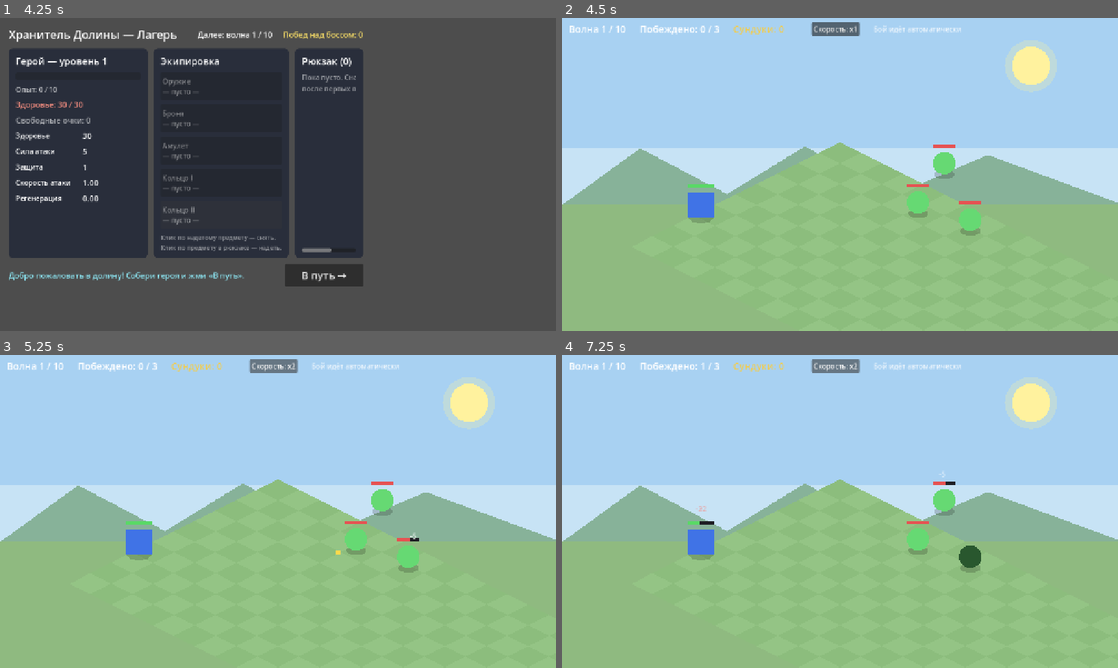
Above: before the commit, frames 1-4 (two rows, left to right).
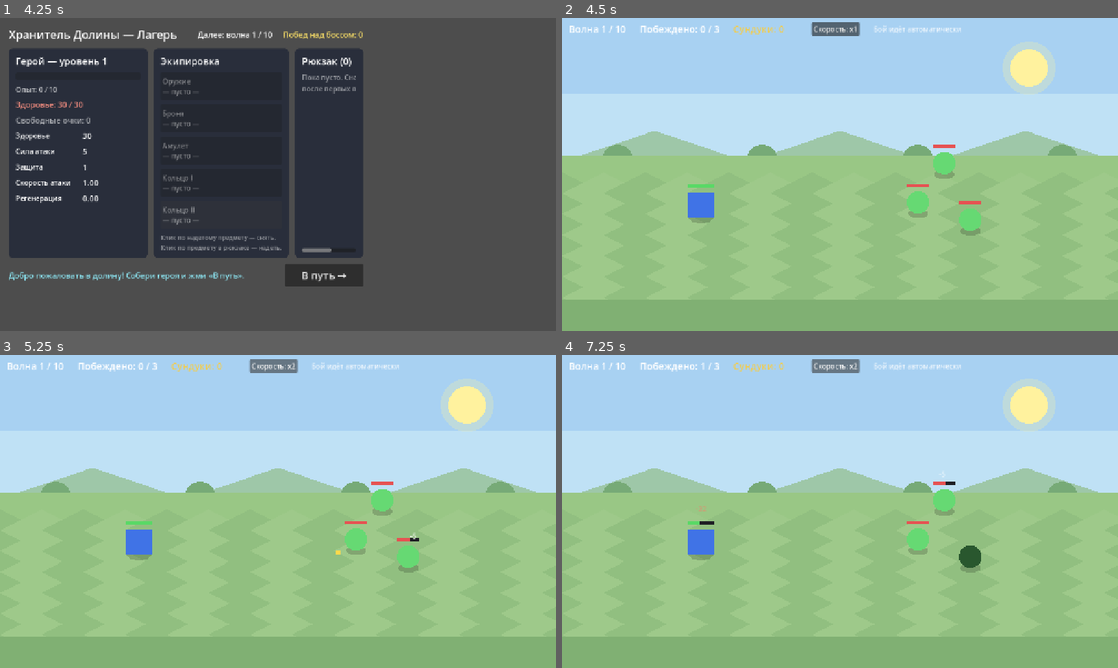
Above: after the commit, the same moments.

Repository: sl1Bridge/valley-keeper
Game: Godot game, scene res://Main.tscn
Two runs of this game, one before a commit and one after it. Both use one fixed random seed, a clock stepped at 60 frames per second and the inputs below.
Inputs:
- Up to frame 1 (4.25 s): click "Оружие — пусто —" at 0.5 s; click "Броня — пусто —" at 1.25 s; click "Амулет — пусто —" at 2 s; click "Кольцо I — пусто —" at 2.75 s; click "Кольцо II — пусто —" at 3.5 s
- Up to frame 2 (4.5 s): click "В путь →" at 4.25 s
- Up to frame 3 (5.25 s): click "Скорость: x1" at 5 s
- Up to frame 4 (7.25 s): click "Скорость: x2" at 5.75 s; click "Скорость: x1" at 6.5 s

Frame 1 is identical in both runs. In frame 2, 10% of the frame differs, in the area x 0-100%, y 9-60%; in frame 3, 10%; in frame 4, 10%.

Commit message:
v0.2.1 — исправлен ландшафт боя
- Фон слоями: небо и солнце, дальние холмы и деревья, полоса
  изометрического поля боя посередине, трава переднего плана
- Плитка поля идёт сплошной полосой через весь экран — 'пирамида'
  по краю поля устранена
- Фон рисуется под реальный размер окна (expand) — серой полосы нет,
  перерисовка при изменении размера окна
- Финальный сундук перенесён в центр поля боя

Diff:
--- a/src/BattleScreen.gd
+++ b/src/BattleScreen.gd
@@ -17,7 +17,7 @@
 const HERO_POS := Vector2(320, 460)
 const FORMATION_ANCHOR := Vector2(880, 420)  # центр строя врагов
 const BOSS_POS := Vector2(920, 450)
-const FINAL_CHEST_POS := Vector2(620, 330)
+const FINAL_CHEST_POS := Vector2(640, 430)  # центр поля боя
 
 ## Строи по числу врагов: смещения от FORMATION_ANCHOR.
 ## Один враг — напротив героя; больше — разные построения, не колонной.
@@ -485,40 +485,89 @@
 
 class Backdrop:
 	extends Node2D
-	## Фон экрана боя: небо, солнце, холмы и изометрическая земля ромбами.
-	## Позже фон будет меняться в зависимости от уровня.
+	## Фон экрана боя слоями: небо и солнце, дальние холмы и деревья,
+	## полоса изометрического поля боя посередине, трава переднего плана внизу.
+	## Рисуется под реальный размер окна. Позже фон будет меняться от уровня.
 
 	const TILE_W := 96.0
 	const TILE_H := 48.0
-	const GROUND_ORIGIN := Vector2(640, 310)
-	const GROUND_ROWS := 10
-	const GROUND_COLS := 16
+	const HORIZON := 0.44      # линия горизонта (доля высоты окна)
+	const FIELD_TOP := 0.56    # верх поля боя
+	const FIELD_BOTTOM := 0.9  # низ поля боя (дальше — передний план)
+
+
+	func _ready() -> void:
+		# Перерисовка при изменении размера окна (stretch expand меняет ширину)
+		get_viewport().size_changed.connect(queue_redraw)
 
 
 	func _draw() -> void:
-		# Небо
-		draw_rect(Rect2(0, 0, 1280, 300), Color(0.66, 0.82, 0.95))
-		draw_rect(Rect2(0, 300, 1280, 160), Color(0.78, 0.89, 0.96))
+		var size := get_viewport_rect().size
+		var horizon_y: float = size.y * HORIZON
+		var field_top: float = size.y * FIELD_TOP
+		var field_bottom: float = size.y * FIELD_BOTTOM
+
+		# Небо (две полосы, светлее к горизонту)
+		draw_rect(Rect2(0, 0, size.x, horizon_y), Color(0.66, 0.82, 0.95))
+		draw_rect(Rect2(0, horizon_y * 0.55, size.x, horizon_y * 0.45 + 2), Color(0.75, 0.88, 0.96))
 		# Солнце
-		draw_circle(Vector2(1080, 110), 60, Color(1.0, 0.95, 0.6, 0.25))
-		draw_circle(Vector2(1080, 110), 44, Color(1.0, 0.95, 0.62))
-		# Дальние холмы
-		draw_colored_polygon(PackedVector2Array([
-			Vector2(0, 430), Vector2(180, 300), Vector2(380, 405), Vector2(560, 295),
-			Vector2(760, 410), Vector2(980, 315), Vector2(1280, 425),
-			Vector2(1280, 470), Vector2(0, 470),
-		]), Color(0.53, 0.7, 0.6))
-		# Основа земли (чтобы ромбы не оставляли просветов по краям)
-		draw_rect(Rect2(0, 430, 1280, 290), Color(0.56, 0.73, 0.5))
-		# Изометрическая плитка
-		for row in GROUND_ROWS:
-			for col in GROUND_COLS:
-				var p := GROUND_ORIGIN + Vector2((col - row) * TILE_W / 2, (col + row) * TILE_H / 2)
-				var shade := 0.03 * ((row + col) % 2)
-				var c := Color(0.55 + shade, 0.74 + shade, 0.49 + shade)
+		var sun := Vector2(size.x * 0.84, size.y * 0.16)
+		draw_circle(sun, size.y * 0.085, Color(1.0, 0.95, 0.6, 0.25))
+		draw_circle(sun, size.y * 0.06, Color(1.0, 0.95, 0.62))
+
+		# Дальние холмы: два мягких гребня через весь экран
+		_draw_ridge(size, horizon_y + size.y * 0.02, size.y * 0.1, Color(0.62, 0.78, 0.66), 3)
+		_draw_ridge(size, horizon_y + size.y * 0.06, size.y * 0.06, Color(0.52, 0.7, 0.57), 4)
+
+		# Деревья-кроны вдоль горизонта
+		for fx in [0.1, 0.36, 0.64, 0.9]:
+			_draw_canopy(Vector2(size.x * fx, horizon_y + size.y * 0.05), size.y * 0.045)
+
+		# Трава между горизонтом и полем боя
+		draw_rect(Rect2(0, horizon_y, size.x, field_top - horizon_y + TILE_H), Color(0.6, 0.78, 0.52))
+
+		# Поле боя: изометрическая плитка сплошной полосой через весь экран
+		var base := Color(0.57, 0.75, 0.5)
+		draw_rect(Rect2(0, field_top, size.x, field_bottom - field_top), base)
+		var alt := Color(0.62, 0.79, 0.54)
+		var row := 0
+		var y: float = field_top - TILE_H / 2
+		while y < field_bottom + TILE_H:
+			var x: float = -TILE_W + (TILE_W / 2 if row % 2 == 1 else 0.0)
+			var col := 0
+			while x < size.x + TILE_W:
+				var c := alt if (row + col) % 2 == 0 else base
 				draw_colored_polygon(PackedVector2Array([
-					p + Vector2(0, -TILE_H / 2),
-					p + Vector2(TILE_W / 2, 0),
-					p + Vector2(0, TILE_H / 2),
-					p + Vector2(-TILE_W / 2, 0),
+					Vector2(x, y - TILE_H / 2),
+					Vector2(x + TILE_W / 2, y),
+					Vector2(x, y + TILE_H / 2),
+					Vector2(x - TILE_W / 2, y),
 				]), c)
+				x += TILE_W
+				col += 1
+			y += TILE_H / 2
+			row += 1
+
+		# Передний план: более тёмная трава, закрывает нижний край плитки
+		draw_rect(Rect2(0, field_bottom, size.x, size.y - field_bottom), Color(0.5, 0.69, 0.45))
+
+
+	## Гребень холмов через весь экран: треугольная волна с заданным числом пиков.
+	func _draw_ridge(size: Vector2, base_y: float, amp: float, color: Color, peaks: int) -> void:
+		var pts := PackedVector2Array()
+		pts.append(Vector2(0, base_y))
+		for i in range(peaks * 2 + 1):
+			var x: float = size.x * i / (peaks * 2)
+			var y: float = base_y - (amp if i % 2 == 1 else 0.0)
+			pts.append(Vector2(x, y))
+		pts.append(Vector2(size.x, base_y + amp * 2))
+		pts.append(Vector2(0, base_y + amp * 2))
+		draw_colored_polygon(pts, color)
+
+
+	## Крона дерева: три круга.
+	func _draw_canopy(center: Vector2, r: float) -> void:
+		var c := Color(0.42, 0.64, 0.42)
+		draw_circle(center + Vector2(-r, 0), r, c)
+		draw_circle(center + Vector2(r, 0), r, c)
+		draw_circle(center + Vector2(0, -r * 0.8), r * 1.1, c.lightened(0.08))
Not shown, changed: CHANGELOG.md
Not shown, changed: docs/mechanics.md
